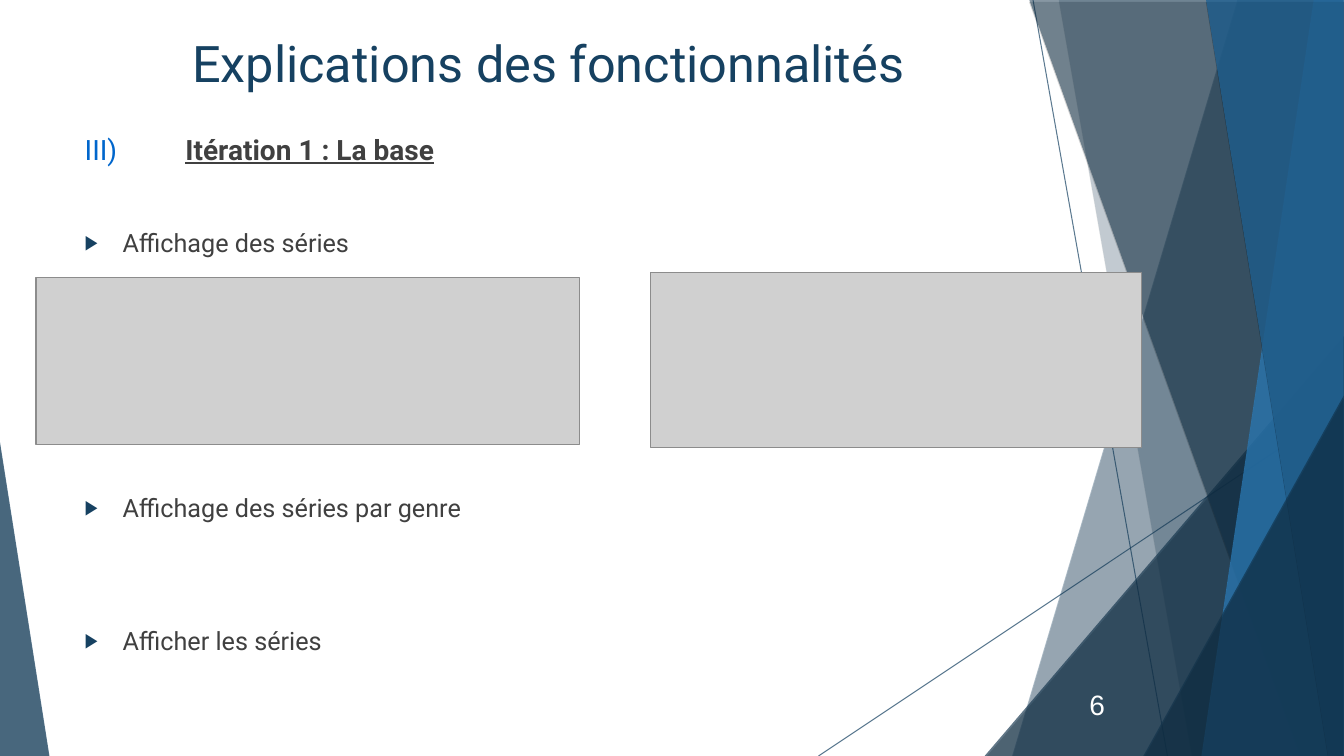
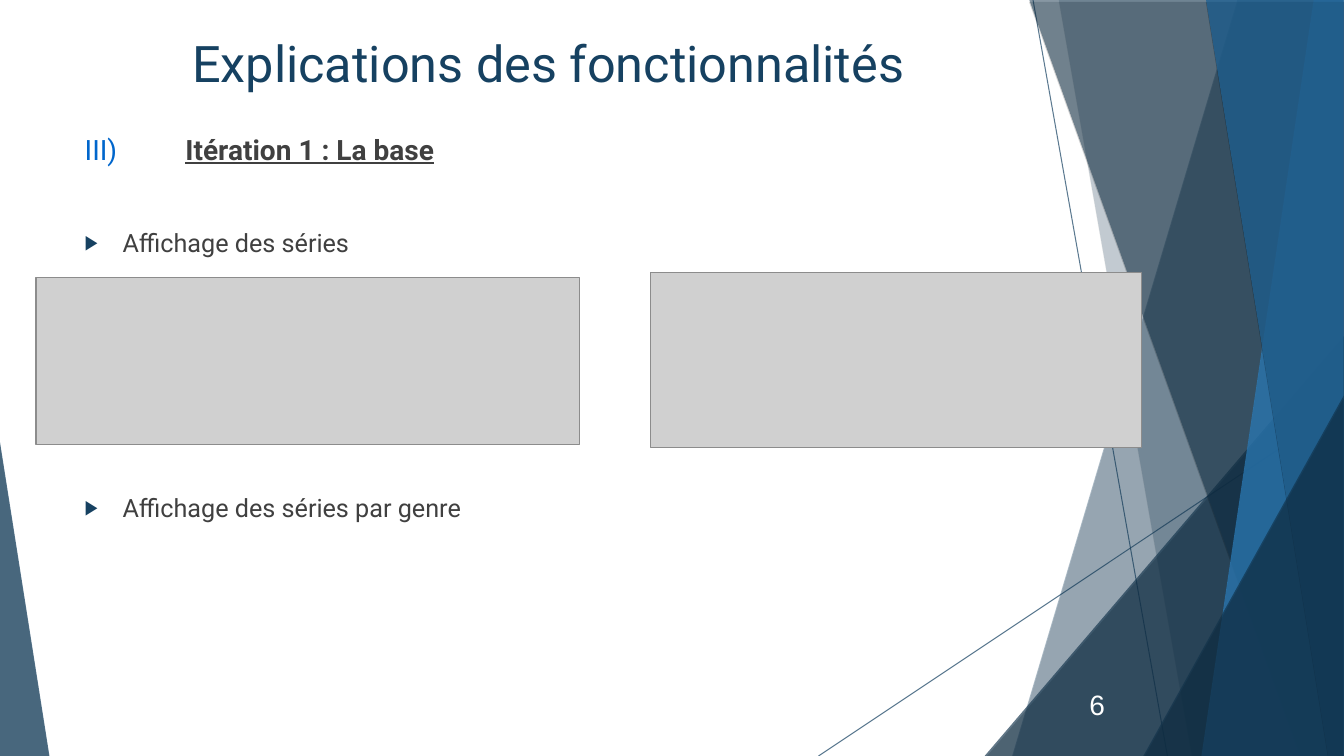
Before and after one commit to Bcante/recommandationSeries, a slide deck: slide 6 of diapoWeb.odp. Drawn at 1344x756 pixels with LibreOffice and Linux fonts; fonts in the diff are those of the drawing; grey boxes stand for pictures. Boxes give left, top, right and bottom in pixels: in the first picture for what was removed or moved away, otherwise in the second. Text is boxed around its words. In the diff, an @@ line names an element or a change of style, - is before the commit and + after.

Commit message:
correction faute de frappe diapo

```diff
--- a/diapoWeb.odp
+++ b/diapoWeb.odp
@@ text at (123,631,321,651): paragraph removed @@
-▶ Afficher les séries
```
